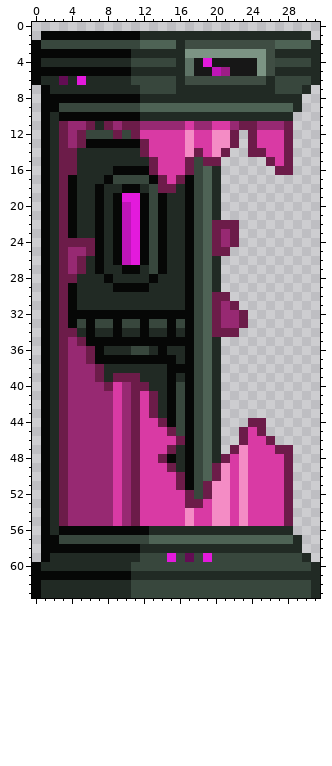
Pixel-art sprite, stored at tiledimages/precursorracekrakoth_krakoth/atprk-krakothpodbroken.png. This is how it looked before the edit.
The file is 32x64 pixels. Colours within 5 levels of each other are drawn and written as one.
After:
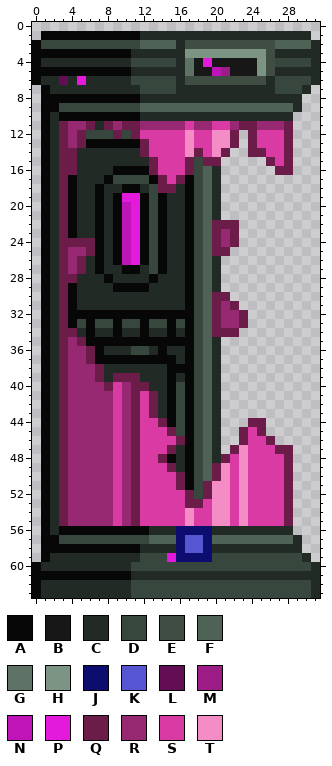
Palette (. is transparent): A #060706  B #171717  C #212a24  D #38473d  E #3f4d43  F #4e6355  G #5e7366  H #7c9484  J #0d0d70  K #5656d3  L #630d54  M #9d1d86  N #bf15b8  P #e31adc  Q #6c1c49  R #972972  S #d93aa4  T #f48cc5
From old to new:
@@ x 14..21 @@
 55 SSSTSSTT
-56 CCCCCCCC
-57 FFFFFFFF
-58 CCCCCCCC
-59 DPDLDPDD
+56 CCJJJJCC
+57 FFJKKJFF
+58 CCJKKJCC
+59 DPJJJJDD
 60 DDDDDDDD
Where, in picture pixels (left, top, right, bottom), the same in both pictures:
changed: (176, 526, 212, 562)
